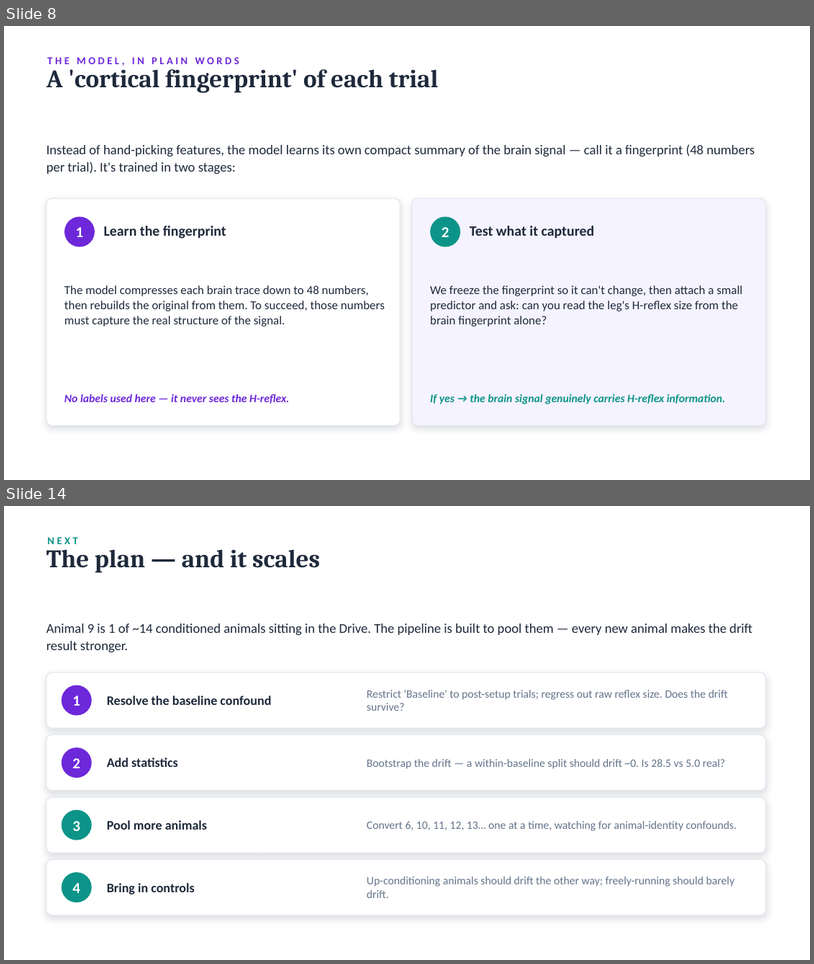
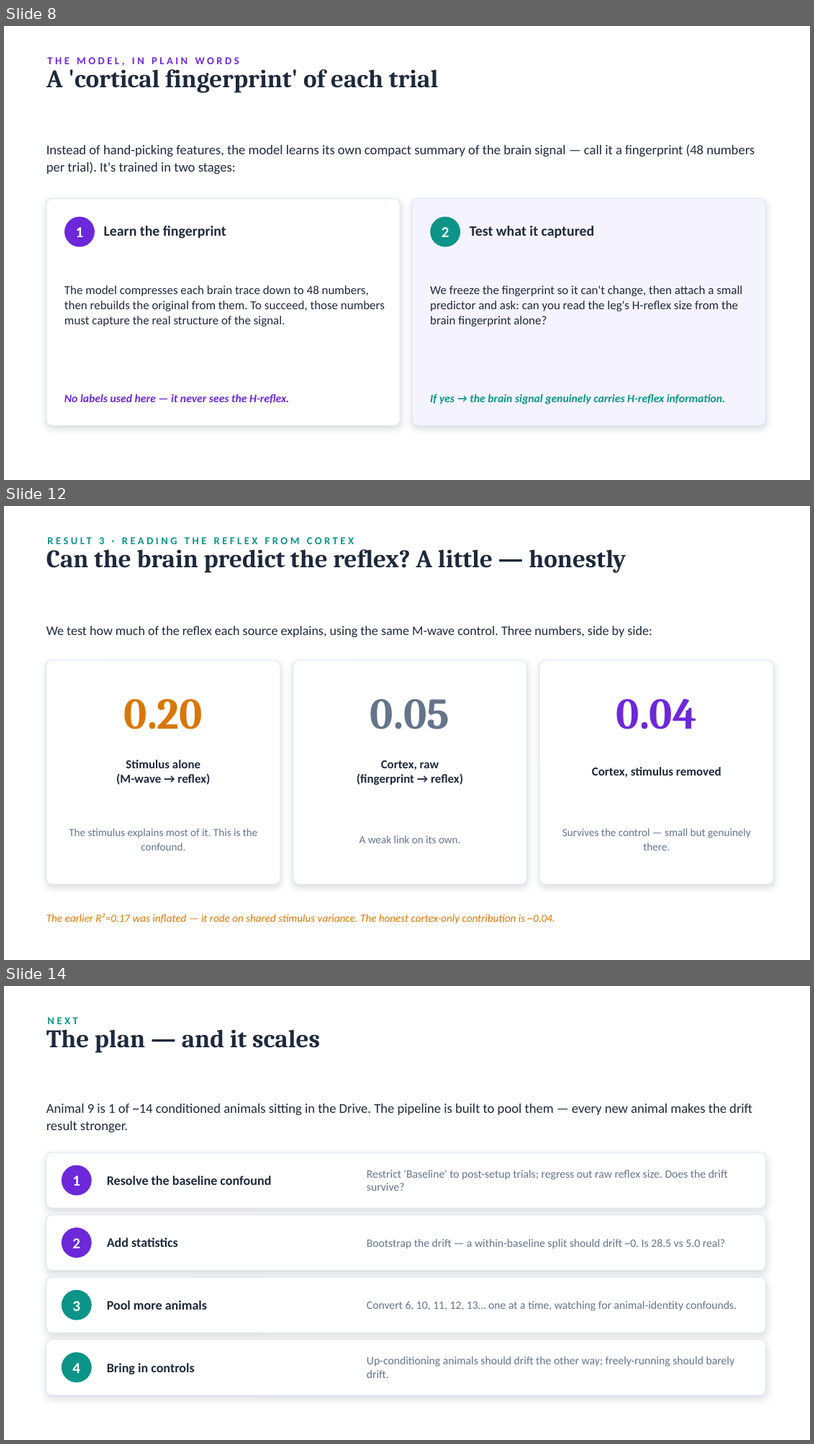
Before and after one commit to switchrao777/hroc-ncan, a slide deck: slides/HROC_Carp_Update_Animal9.pptx. Shown one above the other, each under a label of ours: slides 8 and 14 before the commit, slides 8, 12 and 14 after it; the slides between them are not shown. The pictures are 814x964 and 814x1444 pixels, drawn with LibreOffice and Linux fonts; fonts in the diff are those of the drawing. Boxes give left, top, right and bottom in pixels: in the first picture for what was removed or moved away, otherwise in the second. Text is boxed around its words. In the diff, an @@ line names an element or a change of style, - is before the commit and + after.

```diff
--- a/slides/HROC_Carp_Update_Animal9.pptx
+++ b/slides/HROC_Carp_Update_Animal9.pptx
@@ slide 12 added at bbox=[4, 506, 810, 960], background #FFFFFF @@
@@ text added at bbox=[99, 537, 104, 544], 12.5 pt, text #0D9488, bold @@
+RESULT 3 · READING THE REFLEX FROM CORTEX
@@ text added at bbox=[46, 549, 626, 573], 30 pt, text #1E293B, bold @@
+Can the brain predict the reflex? A little — honestly
@@ text added at bbox=[46, 626, 653, 637], 15.5 pt, text #1E293B @@
+We test how much of the reflex each source explains, using the same M-wave control. Three numbers, side by side:
@@ rounded rectangle added at bbox=[46, 660, 280, 884], fill #FFFFFF, outline #E2E8F0 1 pt @@
@@ rounded rectangle added at bbox=[293, 660, 527, 884], fill #FFFFFF, outline #E2E8F0 1 pt @@
@@ rounded rectangle added at bbox=[540, 660, 774, 884], fill #FFFFFF, outline #E2E8F0 1 pt @@
@@ text added at bbox=[124, 699, 203, 729], 52 pt, text #D97706, bold @@
+0.20
@@ text added at bbox=[370, 699, 450, 729], 52 pt, text #64748B, bold @@
+0.05
@@ text added at bbox=[617, 698, 697, 729], 52 pt, text #6D28D9, bold @@
+0.04
@@ text added at bbox=[116, 759, 210, 785], 14.5 pt, text #1E293B, bold @@
+Stimulus alone
+(M-wave → reflex)
@@ text added at bbox=[357, 760, 463, 785], 14.5 pt, text #1E293B, bold @@
+Cortex, raw
+(fingerprint → reflex)
@@ text added at bbox=[592, 767, 722, 777], 14.5 pt, text #1E293B, bold @@
+Cortex, stimulus removed
@@ text added at bbox=[69, 828, 258, 850], 13 pt, text #64748B @@
+The stimulus explains most of it. This is the confound.
@@ text added at bbox=[563, 828, 751, 850], 13 pt, text #64748B @@
+Survives the control — small but genuinely there.
@@ text added at bbox=[360, 835, 460, 843], 13 pt, text #64748B @@
+A weak link on its own.
@@ text added at bbox=[46, 913, 556, 924], 13 pt, text #D97706, italic @@
+The earlier R²≈0.17 was inflated — it rode on shared stimulus variance. The honest cortex-only contribution is ~0.04.
```
Also in this commit, not shown: 3 slides changed, 2 other slides added, 3 slides removed, 3 other files.
